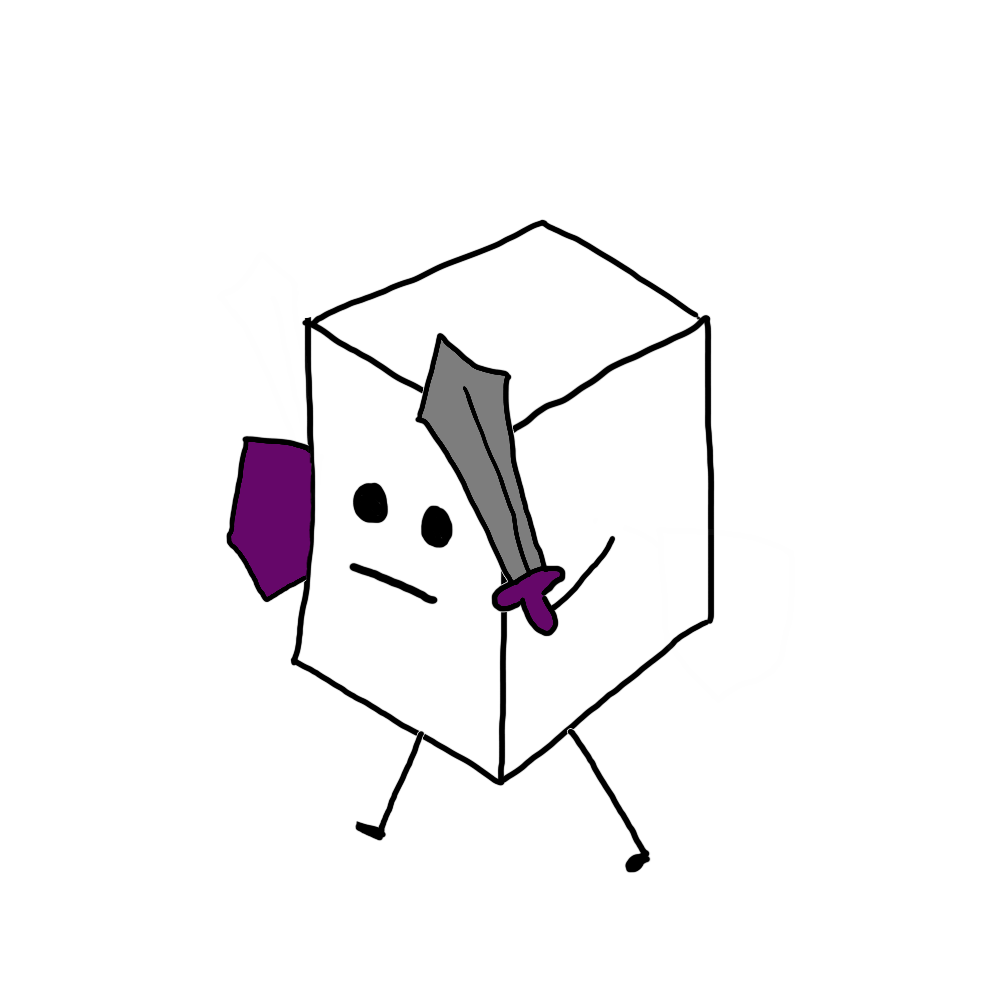
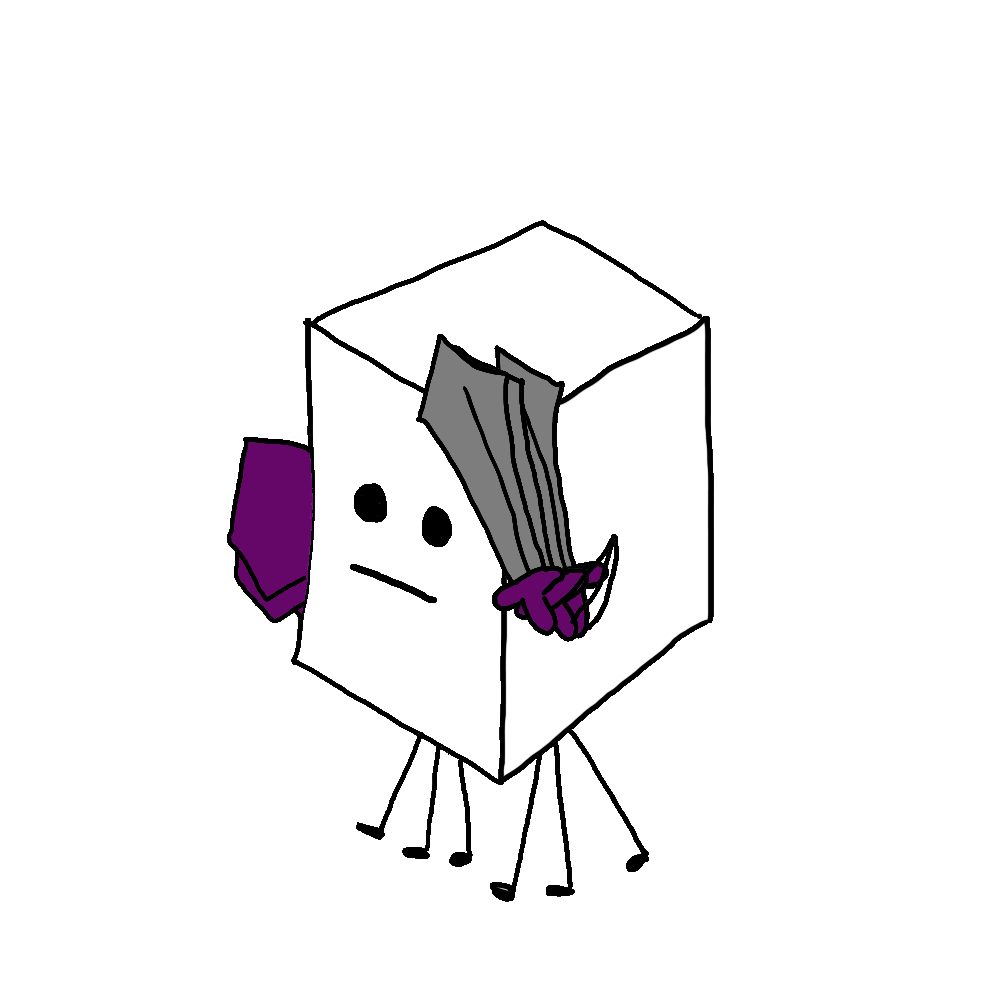
Layers edited between the first and the second w=1000, h=1000 image:
painted on "Leftwalk3.png" over <box>226,252,715,874</box>
renamed "Leftwalk2.png #1" to "Leftwalk2.png", showed it, painted on it over <box>226,219,715,902</box>
showed "Leftwalk1.png", painted on it over <box>226,295,715,902</box>
painted on "Leftwalkbody.png" over <box>290,219,715,787</box>
